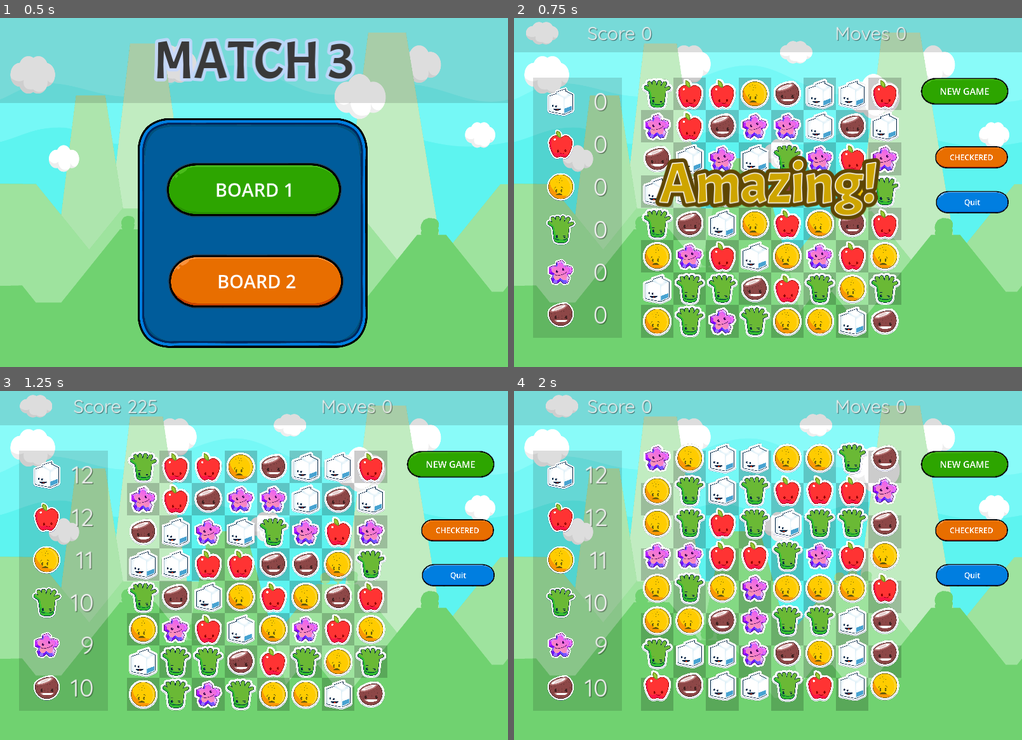
Above: before the commit, frames 1-4 (two rows, left to right).
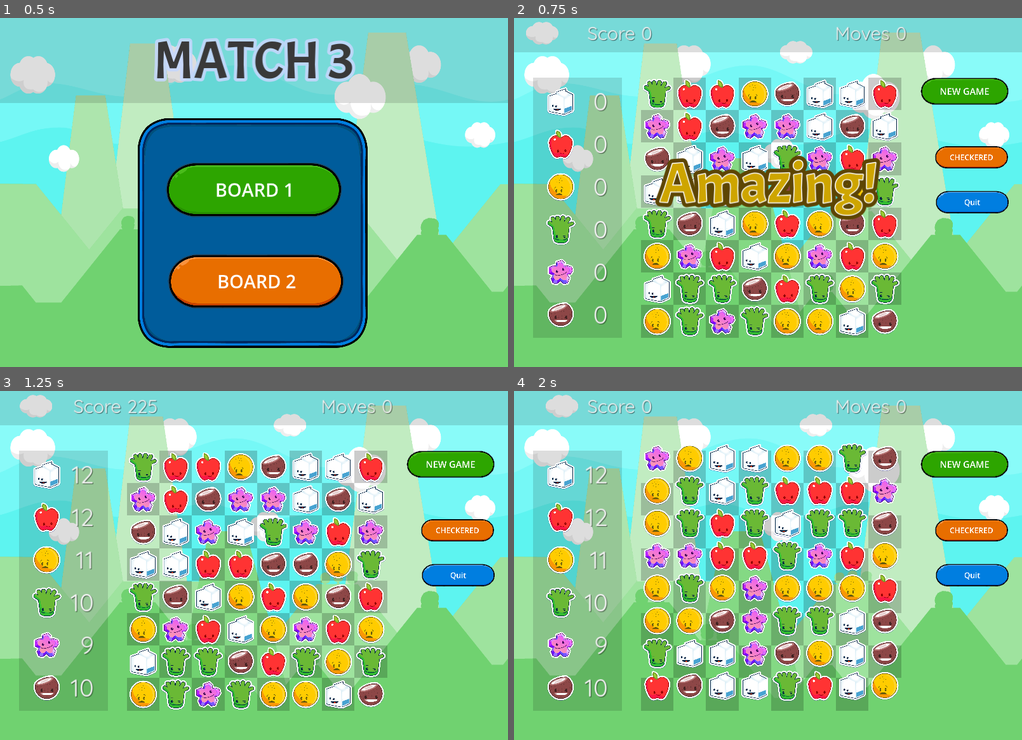
Above: after the commit, the same moments.

Repository: gitbrent/godot-match-3
Game: Godot game, scene res://main.tscn
The game is run twice, just before and just after one commit, with the same random seed, the same clock (stepped at 60 frames per second) and the same inputs.
Inputs:
- Up to frame 1 (0.5 s): no input
- Up to frame 2 (0.75 s): click "BOARD 1" at 0.5 s
- Up to frame 3 (1.25 s): no input
- Up to frame 4 (2 s): click "NEW GAME" at 1.25 s

Frame 1 is identical in both runs. In frame 2, 2.7% of the frame differs, in the area x 25-76%, y 17-92%; in frame 3, 3.1%; in frame 4, 3.2%, in the area x 25-76%, y 14-90%.

Commit message:
updated space gems

Diff:
--- a/game_boards/all_common/cmn_gem_cell.gd
+++ b/game_boards/all_common/cmn_gem_cell.gd
@@ -34,15 +34,15 @@
 	Enums.GemColor.BLU: preload("res://assets/gems/gems/gem5.png"),
 	Enums.GemColor.PRP: preload("res://assets/gems/gems/gem6.png")
 }
-const gem_textures_space2: Dictionary = {
+const gem_textures_space: Dictionary = {
 	Enums.GemColor.RED: preload("res://assets/gems/space/Space_R.png"),
-	Enums.GemColor.ORG: preload("res://assets/gems/space/Space_O.png"),
+	Enums.GemColor.ORG: preload("res://assets/gems/space/Space_Z.png"),
 	Enums.GemColor.YLW: preload("res://assets/gems/space/Space_Y.png"),
 	Enums.GemColor.GRN: preload("res://assets/gems/space/Space_G.png"),
 	Enums.GemColor.BLU: preload("res://assets/gems/space/Space_B.png"),
 	Enums.GemColor.PRP: preload("res://assets/gems/space/Space_P.png")
 }
-const gem_textures_space: Dictionary = {
+const gem_textures_spacefun: Dictionary = {
 	Enums.GemColor.RED: preload("res://assets/gems/gems2/gem_z.png"),
 	Enums.GemColor.ORG: preload("res://assets/gems/gems2/gem_o.png"),
 	Enums.GemColor.YLW: preload("res://assets/gems/gems2/gem_x.png"),
--- a/game_boards/all_common/cmn_gem_cell.tscn
+++ b/game_boards/all_common/cmn_gem_cell.tscn
@@ -1,7 +1,6 @@
-[gd_scene load_steps=93 format=3 uid="uid://8rbpehubrrps"]
+[gd_scene load_steps=91 format=3 uid="uid://8rbpehubrrps"]
 
 [ext_resource type="Script" path="res://game_boards/all_common/cmn_gem_cell.gd" id="1_taq7m"]
-[ext_resource type="Shader" path="res://game_boards/board_space/assets/gem_cell.gdshader" id="2_aext1"]
 [ext_resource type="Texture2D" uid="uid://duau66qew6757" path="res://assets/gems/food/characters_0001.png" id="2_nap56"]
 [ext_resource type="Texture2D" uid="uid://c4u0bdf7rh0u3" path="res://assets/gems/gems/Overlay-Lock.png" id="3_ry8vu"]
 [ext_resource type="Texture2D" uid="uid://cooat8cgq2rb4" path="res://assets/gems/gems/Overlay-Ice.png" id="4_r411p"]
@@ -17,11 +16,6 @@
 
 [sub_resource type="StyleBoxFlat" id="StyleBoxFlat_lpbyf"]
 bg_color = Color(0, 0, 0, 0.533333)
-
-[sub_resource type="ShaderMaterial" id="ShaderMaterial_careo"]
-shader = ExtResource("2_aext1")
-shader_parameter/line_color = Color(1, 1, 1, 1)
-shader_parameter/line_thickness = 5.0
 
 [sub_resource type="Animation" id="Animation_3mn62"]
 resource_name = "explode"
@@ -684,7 +678,6 @@
 color = Color(1, 1, 1, 0)
 
 [node name="Sprite2D" type="Sprite2D" parent="."]
-material = SubResource("ShaderMaterial_careo")
 position = Vector2(64, 64)
 scale = Vector2(0.5, 0.5)
 texture = ExtResource("2_nap56")
--- a/game_boards/board_space/game_space.tscn
+++ b/game_boards/board_space/game_space.tscn
@@ -8,7 +8,7 @@
 [ext_resource type="Shader" path="res://game_boards/board_space/assets/gem_cell.gdshader" id="6_tywfq"]
 [ext_resource type="Texture2D" uid="uid://dt14wt38x2ddb" path="res://assets/gems/space/Space_R.png" id="7_8sijq"]
 [ext_resource type="Theme" uid="uid://1cdmnqyil8gy" path="res://themes/game_stats_label_theme.tres" id="8_nteo6"]
-[ext_resource type="Texture2D" uid="uid://c3gf2kl8ex7ru" path="res://assets/gems/space/Space_O.png" id="9_vnsth"]
+[ext_resource type="Texture2D" uid="uid://dwf6yosfhinvi" path="res://assets/gems/space/Space_Z.png" id="9_ygwn3"]
 [ext_resource type="Texture2D" uid="uid://cavqcc5satl8d" path="res://assets/gems/space/Space_Y.png" id="10_yghiu"]
 [ext_resource type="Texture2D" uid="uid://c37gqqvuu16v3" path="res://assets/gems/space/Space_G.png" id="11_1nee1"]
 [ext_resource type="Texture2D" uid="uid://cvlodafggu8vg" path="res://assets/gems/space/Space_B.png" id="12_rwo65"]
@@ -30,32 +30,32 @@
 [sub_resource type="ShaderMaterial" id="ShaderMaterial_2xg0a"]
 shader = ExtResource("6_tywfq")
 shader_parameter/line_color = Color(1, 1, 1, 1)
-shader_parameter/line_thickness = 7.0
+shader_parameter/line_thickness = 5.0
+
+[sub_resource type="ShaderMaterial" id="ShaderMaterial_v882r"]
+shader = ExtResource("6_tywfq")
+shader_parameter/line_color = Color(1, 1, 1, 1)
+shader_parameter/line_thickness = 5.0
+
+[sub_resource type="ShaderMaterial" id="ShaderMaterial_u84gj"]
+shader = ExtResource("6_tywfq")
+shader_parameter/line_color = Color(1, 1, 1, 1)
+shader_parameter/line_thickness = 5.0
+
+[sub_resource type="ShaderMaterial" id="ShaderMaterial_oi0wf"]
+shader = ExtResource("6_tywfq")
+shader_parameter/line_color = Color(1, 1, 1, 1)
+shader_parameter/line_thickness = 5.0
+
+[sub_resource type="ShaderMaterial" id="ShaderMaterial_skchu"]
+shader = ExtResource("6_tywfq")
+shader_parameter/line_color = Color(1, 1, 1, 1)
+shader_parameter/line_thickness = 5.0
 
 [sub_resource type="ShaderMaterial" id="ShaderMaterial_csjnx"]
 shader = ExtResource("6_tywfq")
 shader_parameter/line_color = Color(1, 1, 1, 1)
-shader_parameter/line_thickness = 7.0
-
-[sub_resource type="ShaderMaterial" id="ShaderMaterial_v882r"]
-shader = ExtResource("6_tywfq")
-shader_parameter/line_color = Color(1, 1, 1, 1)
-shader_parameter/line_thickness = 7.0
-
-[sub_resource type="ShaderMaterial" id="ShaderMaterial_u84gj"]
-shader = ExtResource("6_tywfq")
-shader_parameter/line_color = Color(1, 1, 1, 1)
-shader_parameter/line_thickness = 7.0
-
-[sub_resource type="ShaderMaterial" id="ShaderMaterial_oi0wf"]
-shader = ExtResource("6_tywfq")
-shader_parameter/line_color = Color(1, 1, 1, 1)
-shader_parameter/line_thickness = 7.0
-
-[sub_resource type="ShaderMaterial" id="ShaderMaterial_skchu"]
-shader = ExtResource("6_tywfq")
-shader_parameter/line_color = Color(1, 1, 1, 1)
-shader_parameter/line_thickness = 7.0
+shader_parameter/line_thickness = 5.0
 
 [sub_resource type="Animation" id="Animation_3xeuw"]
 resource_name = "show_msg_amazing"
@@ -282,29 +282,6 @@
 horizontal_alignment = 2
 vertical_alignment = 1
 
-[node name="HBoxContainer2" type="HBoxContainer" parent="ContGameStats/GameStats"]
-layout_mode = 2
-theme_override_constants/separation = 25
-
-[node name="Control" type="Control" parent="ContGameStats/GameStats/HBoxContainer2"]
-custom_minimum_size = Vector2(128, 128)
-layout_mode = 2
-
-[node name="Sprite2D" type="Sprite2D" parent="ContGameStats/GameStats/HBoxContainer2/Control"]
-material = SubResource("ShaderMaterial_csjnx")
-scale = Vector2(0.5, 0.5)
-texture = ExtResource("9_vnsth")
-centered = false
-
-[node name="Label" type="Label" parent="ContGameStats/GameStats/HBoxContainer2"]
-layout_mode = 2
-size_flags_horizontal = 3
-theme = ExtResource("8_nteo6")
-theme_override_font_sizes/font_size = 96
-text = "0"
-horizontal_alignment = 2
-vertical_alignment = 1
-
 [node name="HBoxContainer3" type="HBoxContainer" parent="ContGameStats/GameStats"]
 layout_mode = 2
 theme_override_constants/separation = 25
@@ -396,6 +373,29 @@
 size_flags_horizontal = 3
 theme = ExtResource("8_nteo6")
 theme_override_colors/font_color = Color(0.945098, 0.945098, 0.945098, 1)
+theme_override_font_sizes/font_size = 96
+text = "0"
+horizontal_alignment = 2
+vertical_alignment = 1
+
+[node name="HBoxContainer2" type="HBoxContainer" parent="ContGameStats/GameStats"]
+layout_mode = 2
+theme_override_constants/separation = 25
+
+[node name="Control" type="Control" parent="ContGameStats/GameStats/HBoxContainer2"]
+custom_minimum_size = Vector2(128, 128)
+layout_mode = 2
+
+[node name="Sprite2D" type="Sprite2D" parent="ContGameStats/GameStats/HBoxContainer2/Control"]
+material = SubResource("ShaderMaterial_csjnx")
+scale = Vector2(0.5, 0.5)
+texture = ExtResource("9_ygwn3")
+centered = false
+
+[node name="Label" type="Label" parent="ContGameStats/GameStats/HBoxContainer2"]
+layout_mode = 2
+size_flags_horizontal = 3
+theme = ExtResource("8_nteo6")
 theme_override_font_sizes/font_size = 96
 text = "0"
 horizontal_alignment = 2
Not shown, added: assets/bkgd/anim-asteroid.png.import
Binary file added: assets/gems/space/Space_Z.png
Not shown, added: assets/gems/space/Space_Z.png.import
